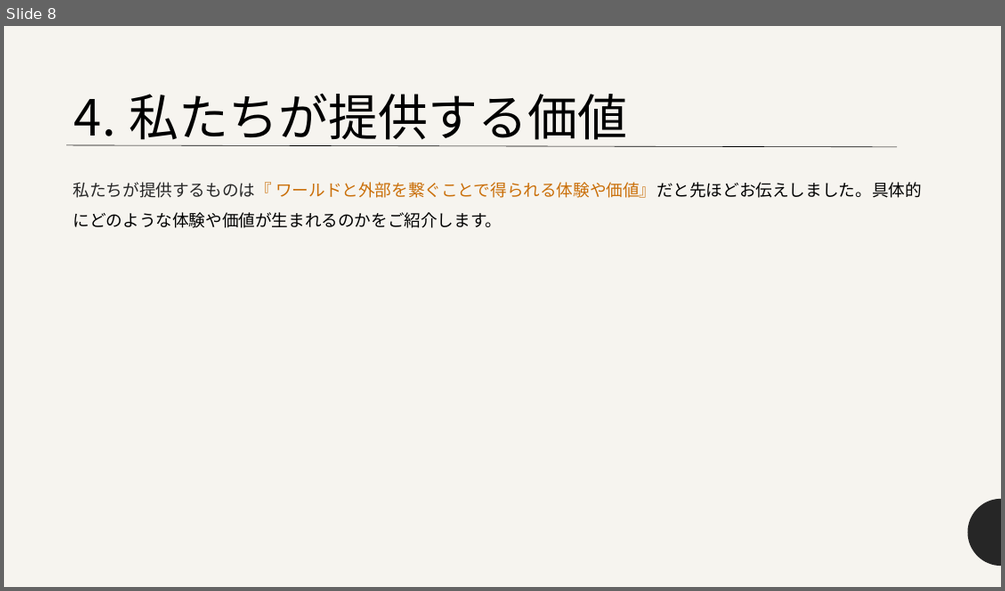
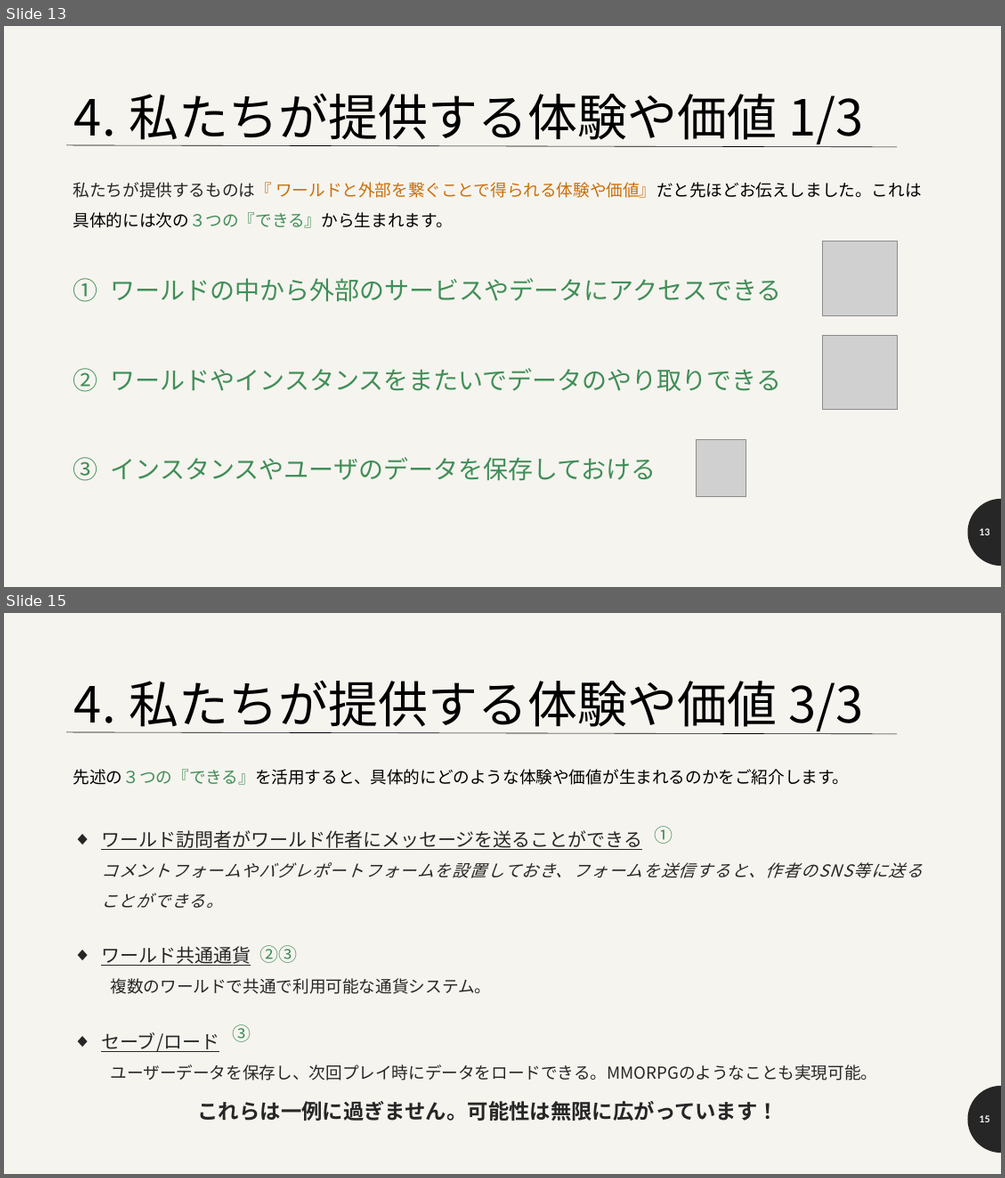
Before and after one commit to nHaruka-git/VRC-Connestions-API-Project-Public-Resources, a slide deck: 対外紹介資料.pptx. Shown one above the other, each under a label of ours: slide 8 before the commit, slides 13 and 15 after it; the slides between them are not shown. The pictures are 1005x591 and 1005x1178 pixels, drawn with LibreOffice and Linux fonts; fonts in the diff are those of the drawing; grey boxes stand for pictures. Boxes give left, top, right and bottom in pixels: in the first picture for what was removed or moved away, otherwise in the second. Text is boxed around its words. In the diff, an @@ line names an element or a change of style, - is before the commit and + after.

```diff
--- a/対外紹介資料.pptx
+++ b/対外紹介資料.pptx
@@ slide 15 added at (4, 613, 1001, 1174), background #F6F4EF; not listed: 1 template element that a slide beside it also shows @@
@@ title added at (73, 680, 863, 734), 48 pt, text #000000 @@
+4. 私たちが提供する体験や価値 3/3
@@ line added from (67, 732) to (897, 734), #000000 0.5 pt @@
@@ text added at (73, 769, 922, 1080), 16 pt, text #262626 @@
+先述の３つの『できる』を活用すると、具体的にどのような体験や価値が生まれるのかをご紹介します。
+◆ ワールド訪問者がワールド作者にメッセージを送ることができる
+  コメントフォームやバグレポートフォームを設置しておき、フォームを送信すると、作者のSNS等に送ることができる。
+◆ ワールド共通通貨
+  複数のワールドで共通で利用可能な通貨システム。
+◆ セーブ/ロード
+  ユーザーデータを保存し、次回プレイ時にデータをロードできる。MMORPGのようなことも実現可能。
@@ text added at (655, 826, 673, 844), 18 pt, text #408E58 @@
+①
@@ text added at (259, 945, 297, 963), 18 pt, text #408E58 @@
+②③
@@ text added at (233, 1024, 251, 1042), 18 pt, text #408E58 @@
+③
@@ text added at (198, 1101, 779, 1120), 20 pt, text #262626, bold @@
+これらは一例に過ぎません。可能性は無限に広がっています！
@@ page number added at (979, 1115, 990, 1122), 9 pt, text #FFFFFF, bold @@
+15
@@ what was slide 8 is now slide 13 @@
@@ slide 13 changed as well @@
@@ title at (73, 93, 863, 147): text changed @@
-4. 私たちが提供する価値
+4. 私たちが提供する体験や価値 1/3
@@ text at (73, 182, 922, 481): text changed; size 16 to 24 pt; text colour #000000 to #408E58 @@
-私たちが提供するものは『 ワールドと外部を繋ぐことで得られる体験や価値』だと先ほどお伝えしました。具体的にどのような体験や価値が生まれるのかをご紹介します。
+私たちが提供するものは『 ワールドと外部を繋ぐことで得られる体験や価値』だと先ほどお伝えしました。これは具体的には次の３つの『できる』から生まれます。
+1. ワールドの中から外部のサービスやデータにアクセスできる
+2. ワールドやインスタンスをまたいでデータのやり取りできる
+3. インスタンスやユーザのデータを保存しておける
@@ picture added at (822, 240, 897, 315) @@
@@ picture added at (822, 335, 897, 410) @@
@@ picture added at (696, 439, 745, 496) @@
@@ page number added at (979, 528, 990, 535), 9 pt, text #FFFFFF, bold @@
+13
```
Also in this commit, not shown: 6 other slides changed, 9 other slides added, 2 slides removed, 25 other files.
